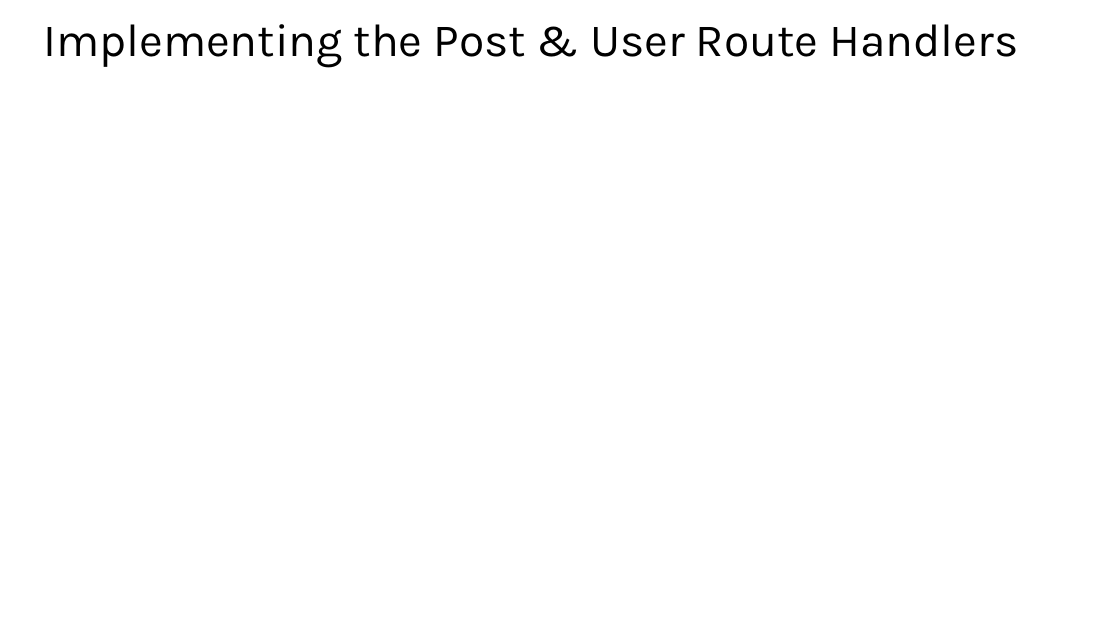
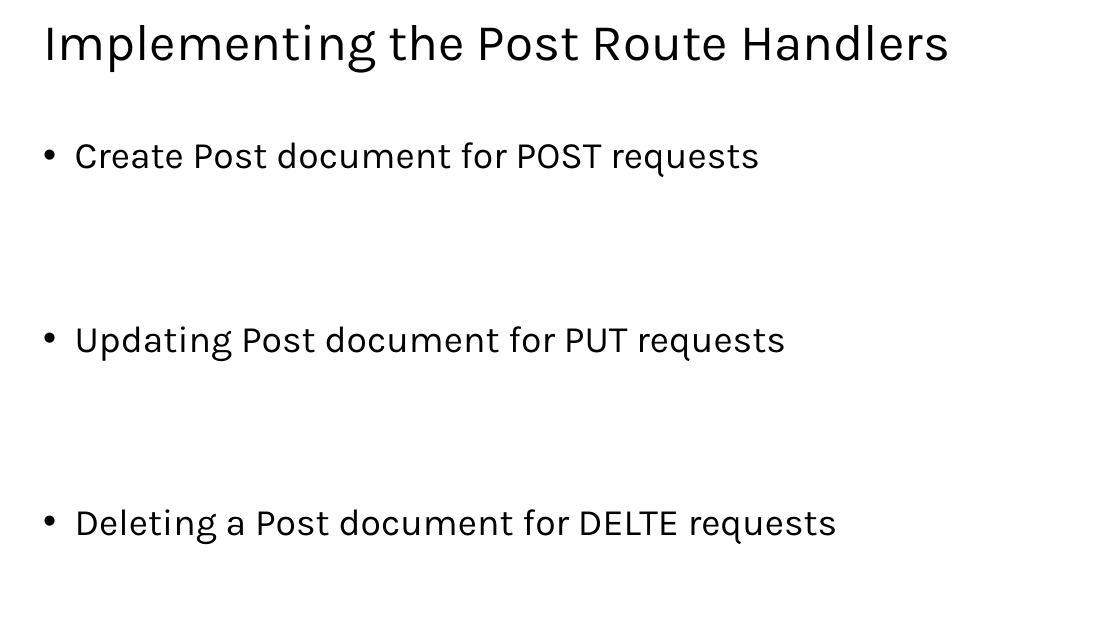
Before and after one commit to hwz/chirp, a slide deck: slide 13 of slides/module4.pptx (slide 12 before the commit). Drawn at 1120x630 pixels with LibreOffice and Linux fonts; fonts in the diff are those of the drawing. Boxes give left, top, right and bottom in pixels: in the first picture for what was removed or moved away, otherwise in the second. Text is boxed around its words. In the diff, an @@ line names an element or a change of style, - is before the commit and + after.

```diff
--- a/slides/module4.pptx
+++ b/slides/module4.pptx
@@ title at (x1=43, y1=24, x2=950, y2=72): text changed; size 39.6 to 44 pt @@
-Implementing the Post & User Route Handlers
+Implementing the Post Route Handlers
@@ text added at (x1=75, y1=142, x2=837, y2=544), 32 pt, text #000000 @@
+• Create Post document for POST requests
+• Updating Post document for PUT requests
+• Deleting a Post document for DELTE requests
```
Also in this commit, not shown: 5 other slides changed, 1 slide added, 2 slides removed, 2 other files.
